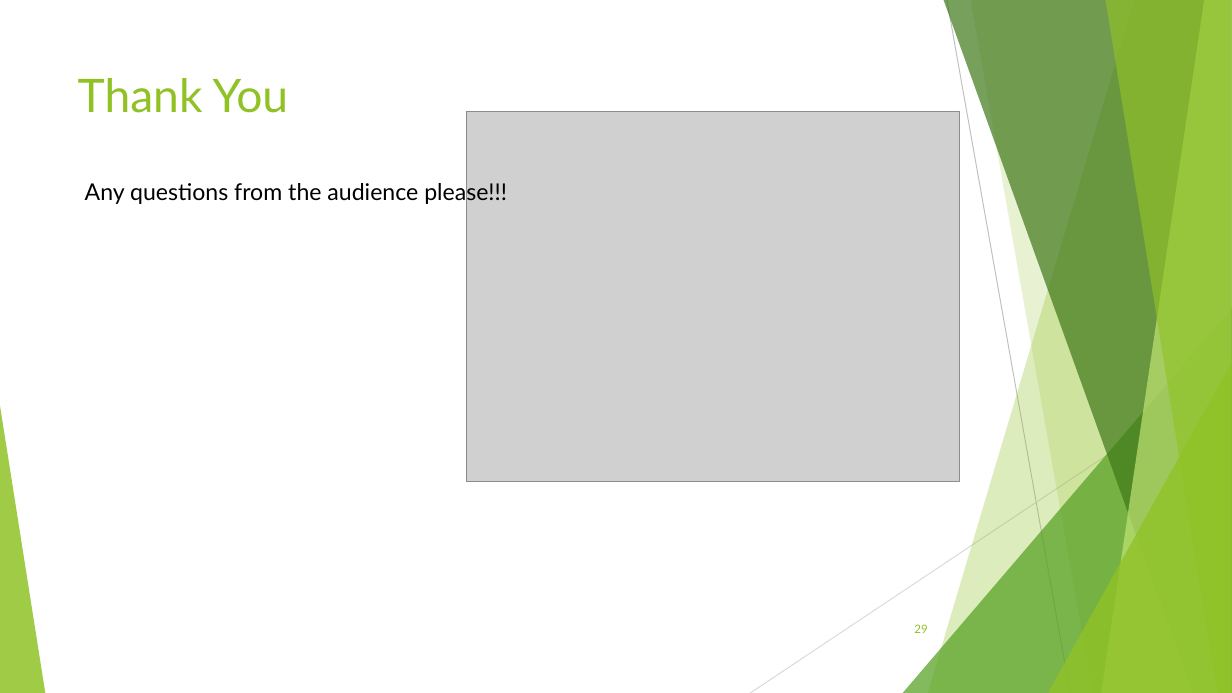
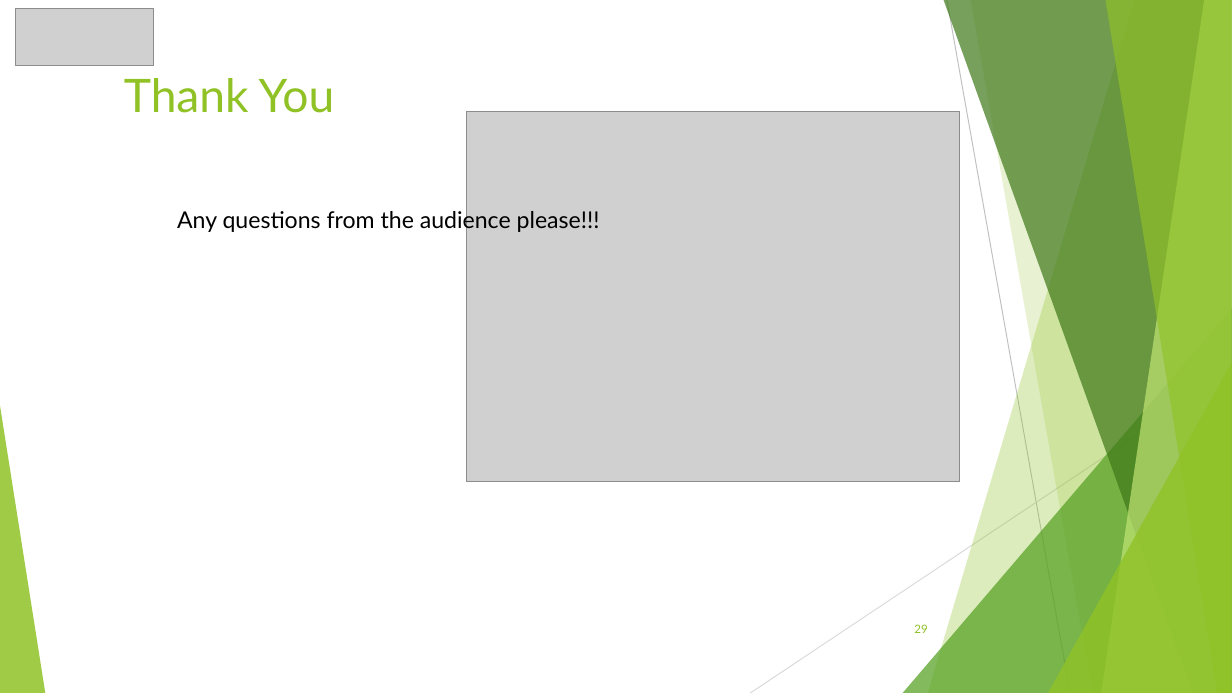
Before and after one commit to awahab29/samplealt, a slide deck: slide 29 of React.pptx. Drawn at 1232x693 pixels with LibreOffice and Linux fonts; fonts in the diff are those of the drawing; grey boxes stand for pictures. Boxes give left, top, right and bottom in pixels: in the first picture for what was removed or moved away, otherwise in the second. Text is boxed around its words. In the diff, an @@ line names an element or a change of style, - is before the commit and + after.

```diff
--- a/React.pptx
+++ b/React.pptx
@@ picture added at <box>16,8,153,65</box> @@
@@ title "Thank You": place and size @@
-title "Thank You" at <box>78,78,289,113</box>
+title "Thank You" at <box>124,78,335,113</box>
@@ text "Any questions from the audience ...": place and size @@
-text "Any questions from the audience ..." at <box>85,180,507,206</box>
+text "Any questions from the audience ..." at <box>177,207,600,233</box>
```
Also in this commit, not shown: 27 other slides changed.
